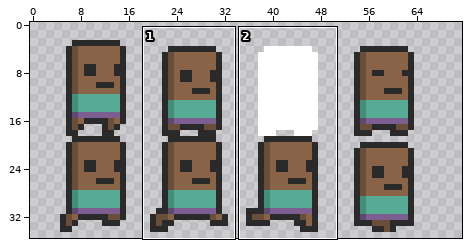
Sprite sheet, stored at assets/sprites/sheets/robby_16.png. Above, an overview of the earlier version with the close-up marked.
Close-up. Before the edit:
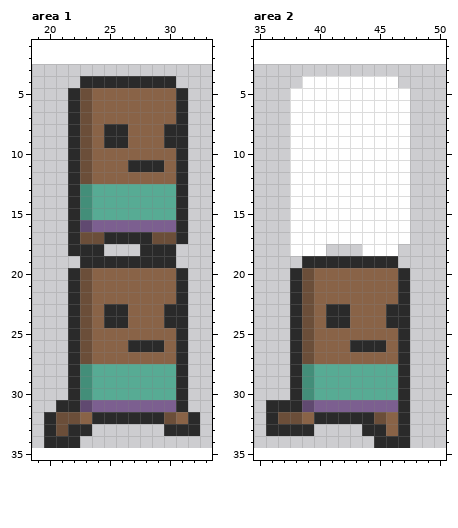
The file is 64x32 pixels. Colours within 5 levels of each other are drawn and written as one. Shown: area 1: x 19..33, y 1..35; area 2: x 35..50, y 1..35. The old version is drawn lined up with the new one, on the new canvas. The commit also changed other parts of the picture, which this record leaves out.
The result:
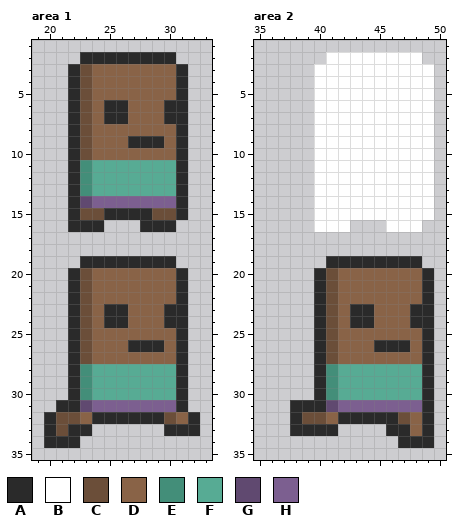
Palette (. is transparent): A #2a2a2a  B #ffffff  C #6b4e39  D #896347  E #438e79  F #57ab94  G #604970  H #7c5f90
The exact change:
canvas 64x32 -> 72x36, the old top-left corner now at 3,3
Area 1:
y 2: x 23..30 ........ -> AAAAAAAA
y 3: x 22..31 .......... -> ACDDDDDDDA
y 4: x 22..31 .AAAAAAAA. -> ACDDDDDDDA
y 6..7: x 25..26 DD -> AA; x 30 D -> A
y 8: x 25..26 AA -> DD; x 30 A -> D
y 9: x 25..30 AADDDA -> DDAAAD
y 11: x 23..30 CDDDAAAD -> EFFFFFFF
y 12: x 23..30 CDDDDDDD -> EFFFFFFF
y 14: x 23..30 EFFFFFFF -> GHHHHHHH
y 15: x 23..30 EFFFFFFF -> CCAAAACC
y 16: x 23..31 GHHHHHHHA -> AA...AAA.
y 17: x 22..31 ACCAAAACCA -> ..........
y 18: x 22..24 AAA -> ...; x 28..30 AAA -> ...
Area 2:
y 2: x 41..48 ........ -> BBBBBBBB
y 3: x 40..49 .......... -> BBBBBBBBBB
y 4: x 39 B -> .; x 47..49 ... -> BBB
y 5..15: x 38..39 BB -> ..; x 48..49 .. -> BB
y 16: x 38..39 BB -> ..; x 43..45 BBB -> ...; x 48 . -> B
y 17: x 38..47 BBBBBBBBBB -> ..........
y 18: x 38..40 BBB -> ...; x 44..46 BBB -> ...
y 19: x 39..40 AA -> ..; x 47..48 .. -> AA
y 20..22: x 38..41 ACDD -> ..AC; x 47..49 A.. -> DDA
y 23..24: x 38..44 ACDAADD -> ..ACDAA; x 46..49 AA.. -> DDAA
y 25: x 38..41 ACDD -> ..AC; x 47..49 A.. -> DDA
y 26: x 38..41 ACDD -> ..AC; x 43..44 AA -> DD; x 46 D -> A; x 48..49 .. -> DA
y 27: x 38..41 ACDD -> ..AC; x 47..49 A.. -> DDA
y 28..30: x 38..41 AEFF -> ..AE; x 47..49 A.. -> FFA
y 31: x 36..37 AA -> ..; x 39..41 GHH -> AAG; x 47..49 A.. -> HHA
y 32: x 36..41 ACCDAA -> ..ACCD; x 45..49 CDA.. -> AACDA
y 33: x 36..37 AA -> ..; x 40..41 .. -> AA; x 44..46 AAD -> ..A; x 48..49 .. -> DA
y 34: x 45..46 AA -> ..; x 48..49 .. -> AA
Boxes around the changes in both close-ups, in picture pixels (x1, y1, x2, y2):
changed: (68, 52, 188, 256)
changed: (266, 52, 434, 448)
